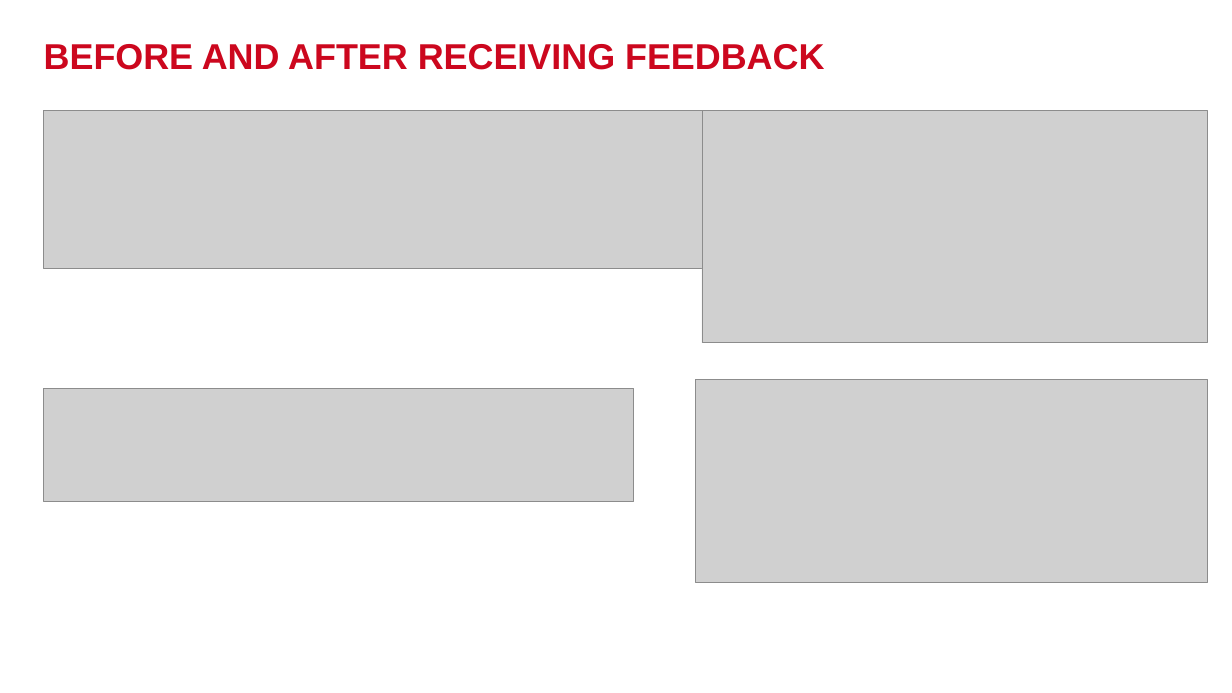
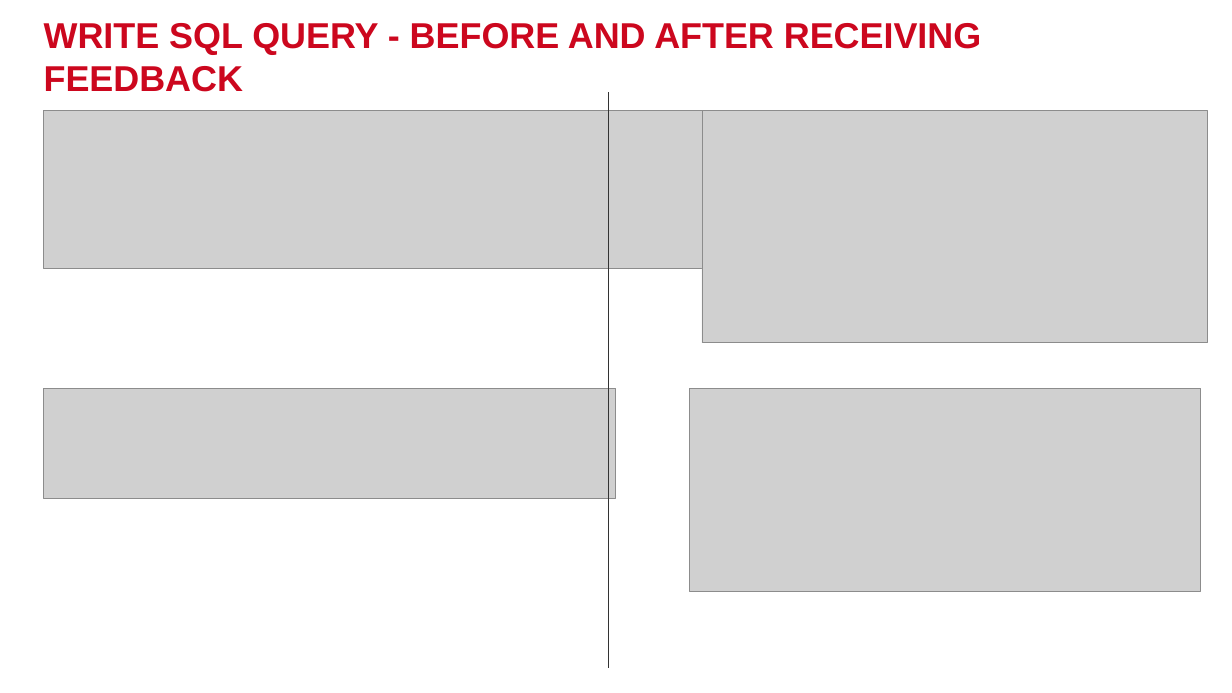
Before and after one commit to phmquan/YPP4-QuanPhan, a slide deck: slide 11 of document/QuanPhan_MilestonePreview.pptx (slide 12 before the commit). Drawn at 1232x693 pixels with LibreOffice and Linux fonts; fonts in the diff are those of the drawing; grey boxes stand for pictures; background and template pictures are left out. Boxes give left, top, right and bottom in pixels: in the first picture for what was removed or moved away, otherwise in the second. Text is boxed around its words. In the diff, an @@ line names an element or a change of style, - is before the commit and + after.

```diff
--- a/document/QuanPhan_MilestonePreview.pptx
+++ b/document/QuanPhan_MilestonePreview.pptx
@@ title at (x1=44, y1=23, x2=981, y2=92): text changed @@
-BEFORE AND AFTER RECEIVING FEEDBACK
+WRITE SQL QUERY - BEFORE AND AFTER RECEIVING FEEDBACK
@@ line added from (608, 92) to (608, 668), #333333 0.75 pt @@
@@ picture resized from (x1=43, y1=388, x2=633, y2=502) to (x1=43, y1=388, x2=616, y2=498) @@
@@ picture moved from (x1=696, y1=380, x2=1208, y2=583) to (x1=689, y1=388, x2=1202, y2=592) @@
```
Also in this commit, not shown: 7 other slides changed, 1 slide added, 4 slides removed, 1 other file.
